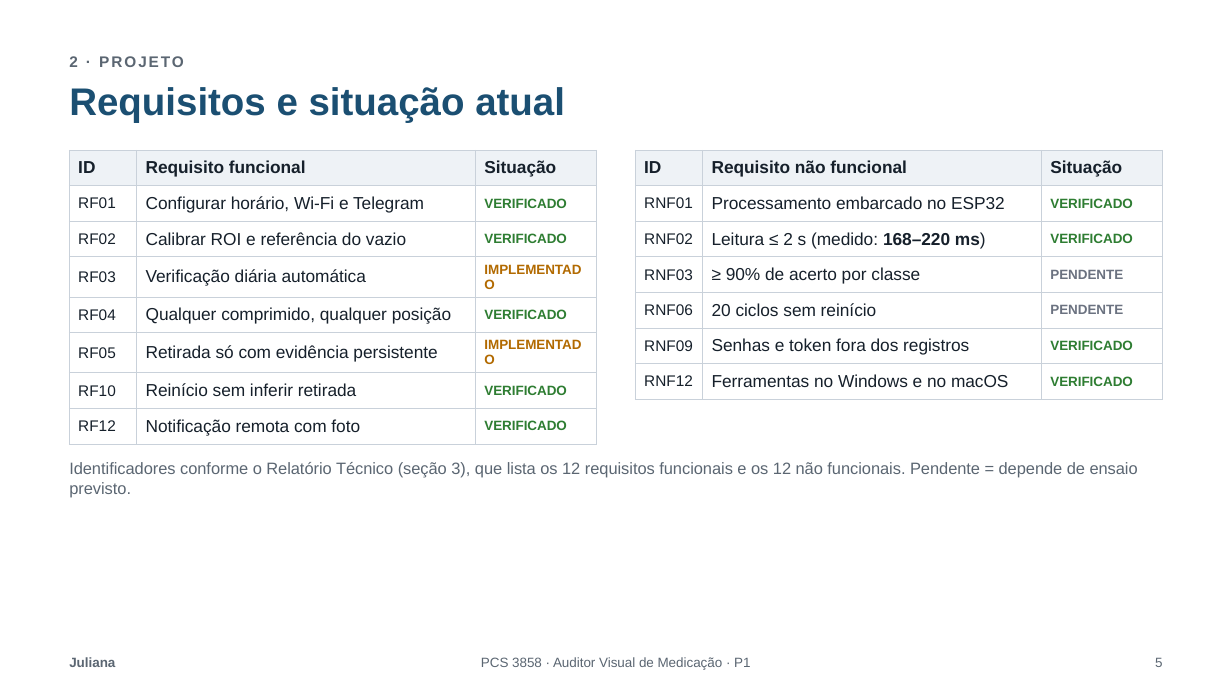
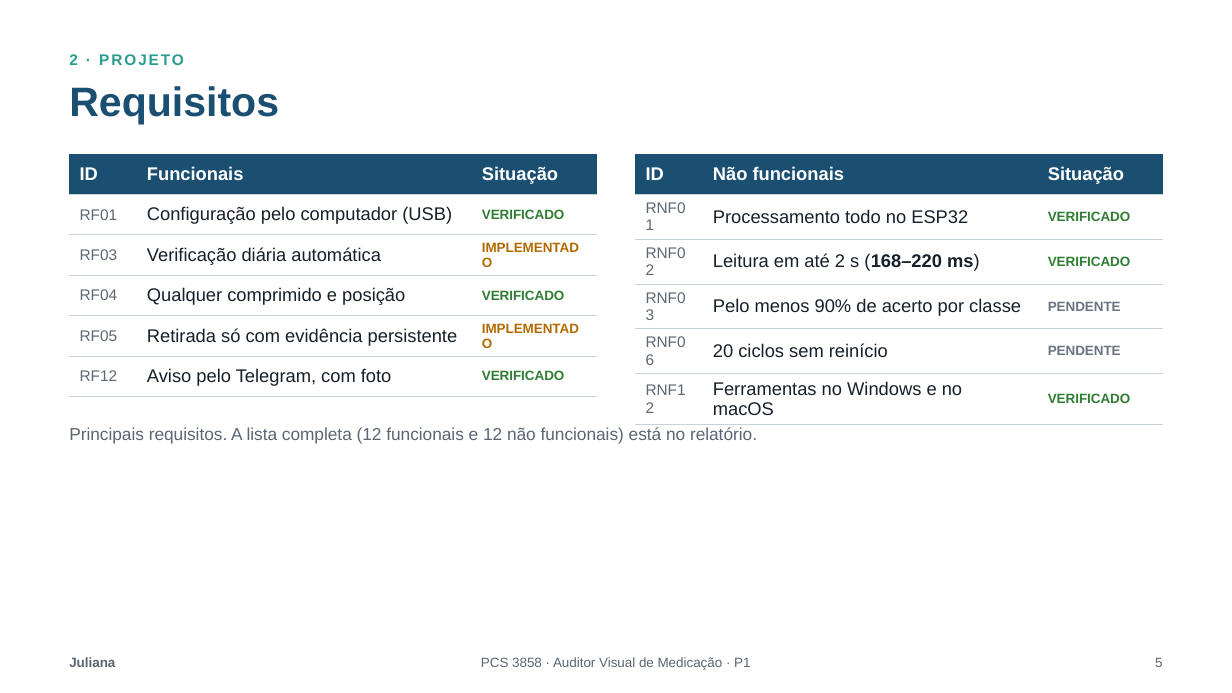
Before and after one commit to MurakamiHenrique/auditor-de-medicacao, a slide deck: slide 5 of Entrega-P1/Apresentacao_P1.pptx. Drawn at 1232x693 pixels with LibreOffice and Linux fonts; fonts in the diff are those of the drawing. Boxes give left, top, right and bottom in pixels: in the first picture for what was removed or moved away, otherwise in the second. Text is boxed around its words. In the diff, an @@ line names an element or a change of style, - is before the commit and + after.

```diff
--- a/Entrega-P1/Apresentacao_P1.pptx
+++ b/Entrega-P1/Apresentacao_P1.pptx
@@ text "2 · PROJETO" at (x1=69, y1=54, x2=184, y2=65): text colour #5B6672 to #2A9D8F @@
@@ title at (x1=69, y1=86, x2=279, y2=124): text changed; size 30 to 32 pt @@
-Requisitos e situação atual
+Requisitos
@@ table at (x1=69, y1=154, x2=596, y2=390) @@
-row 1: ID | Requisito funcional | Situação
-row 2: RF01 | Configurar horário, Wi-Fi e Telegram | VERIFICADO
-row 3: RF02 | Calibrar ROI e referência do vazio | VERIFICADO
+row 1: ID | Funcionais | Situação
+row 2: RF01 | Configuração pelo computador (USB) | VERIFICADO
-row 4, column 2: Qualquer comprimido, qualquer posição
+row 4, column 2: Qualquer comprimido e posição
-row 7: RF10 | Reinício sem inferir retirada | VERIFICADO
-row 8: RF12 | Notificação remota com foto | VERIFICADO
+row 6: RF12 | Aviso pelo Telegram, com foto | VERIFICADO
@@ table resized from (x1=69, y1=150, x2=597, y2=439) to (x1=69, y1=154, x2=596, y2=390) @@
@@ table at (x1=636, y1=154, x2=1163, y2=419) @@
-row 1, column 2: Requisito não funcional
+row 1, column 2: Não funcionais
-row 2, column 2: Processamento embarcado no ESP32
+row 2, column 2: Processamento todo no ESP32
-row 3, column 2: Leitura ≤ 2 s (medido: 168–220 ms)
+row 3, column 2: Leitura em até 2 s (168–220 ms)
-row 4, column 2: ≥ 90% de acerto por classe
+row 4, column 2: Pelo menos 90% de acerto por classe
-row 6: RNF09 | Senhas e token fora dos registros | VERIFICADO
@@ table resized from (x1=636, y1=150, x2=1164, y2=391) to (x1=636, y1=154, x2=1163, y2=419) @@
@@ text at (x1=69, y1=427, x2=757, y2=444): text changed; size 12.8 to 13.5 pt @@
-Identificadores conforme o Relatório Técnico (seção 3), que lista os 12 requisitos funcionais e os 12 não funcionais. Pendente = depende de ensaio previsto.
+Principais requisitos. A lista completa (12 funcionais e 12 não funcionais) está no relatório.
```
Also in this commit, not shown: 11 other slides changed.
